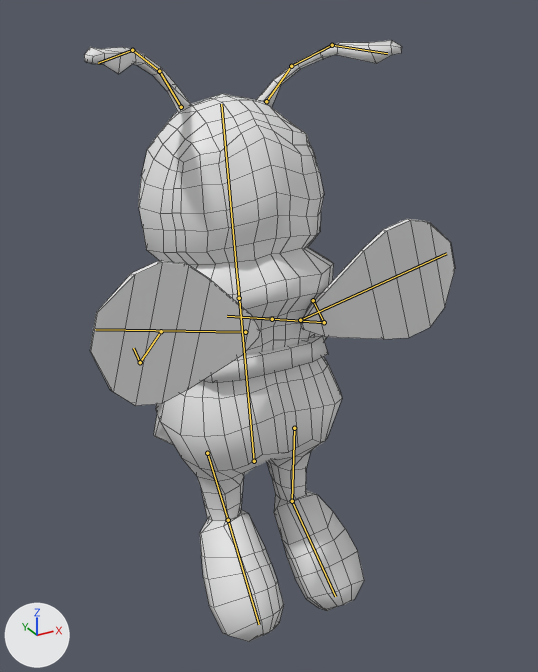
Renders of the FBX model Assets/Artists/Elena/Models/Bee playerAni.fbx from each side of a commit.
Rendered twice from a 50 mm camera at (-1.75, -3.36, 3.71) aimed at (0.12, 0.03, 2.01). Lighting does not change. The marker at lower left points along +X, +Y and +Z. The first picture is the older version. Both versions are drawn at frame 1 of the action 'Armature|Walk'; the numbers are the values there. The bones that change, and the others that lie on the model, are drawn over the model as lines. Mesh edges are drawn as thin lines.

Objects in the first picture: 'player'.
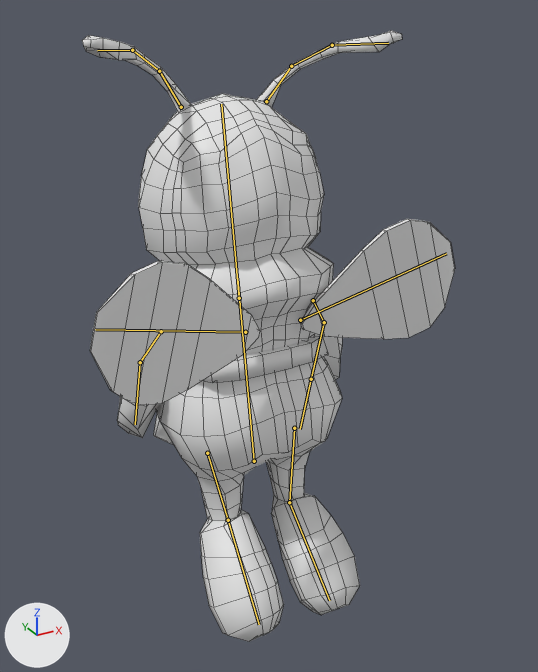
Boxes [x1, y1, x2, y2] around the edits, measured in the pictures (538 x 672 px):
'player', posed: before [84, 40, 455, 642]; after [83, 30, 455, 642]
bone 'Bone.003.L', root to tip: before (140, 362) to (133, 348); after (140, 362) to (135, 424)
bone 'Bone.008.L', root to tip: before (132, 50) to (98, 63); after (132, 50) to (97, 50)
bone 'Bone.003.R', root to tip: before (324, 322) to (272, 319); after (324, 322) to (311, 379)
bone 'Bone.004.R', root to tip: before (294, 428) to (292, 501); after (294, 428) to (289, 502)
bone 'Bone.008.R', root to tip: before (332, 45) to (387, 53); after (332, 45) to (388, 43)

The change in detail:
Bone 'Bone.003.L' (bone_bone_003_l) turns from (-74, -4, -9) to (-22, 29, 6) degrees about its own x, y and z.
Bone 'Bone.008.L' (bone_bone_008_l) turns from (-4, -11, 10) to (0, 0, 0) degrees about its own x, y and z.
Bone 'Bone.003.R' (bone_bone_003_r) turns from (-74, 4, 9) to (-22, -29, -6) degrees about its own x, y and z.
Bone 'Bone.004.R' (bone_bone_004_r) turns from (1, 8, 3) to (3, 10, 1) degrees about its own x, y and z.
Bone 'Bone.008.R' (bone_bone_008_r) turns from (-4, 11, -10) to (0, 0, 0) degrees about its own x, y and z.
